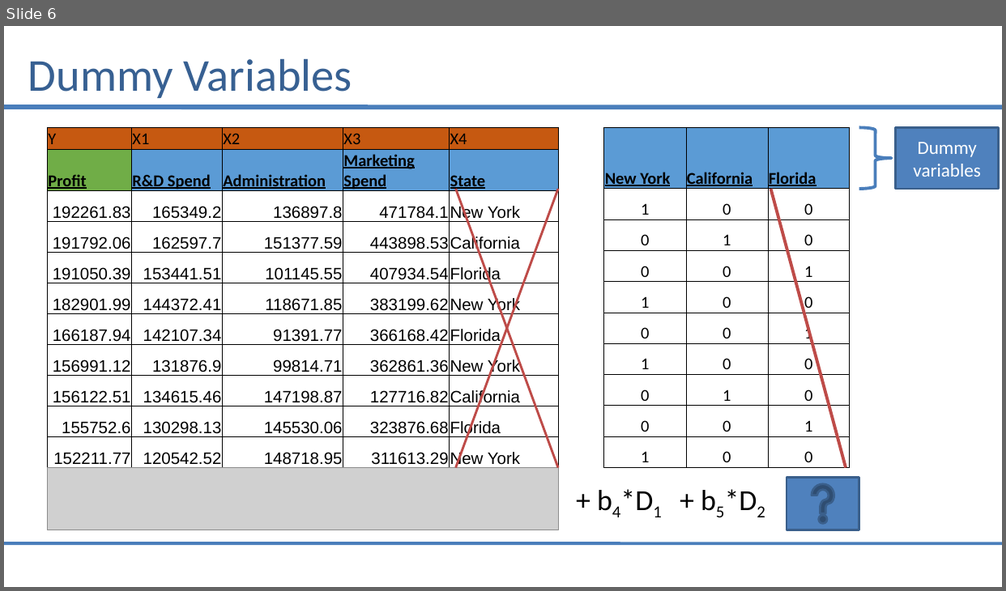
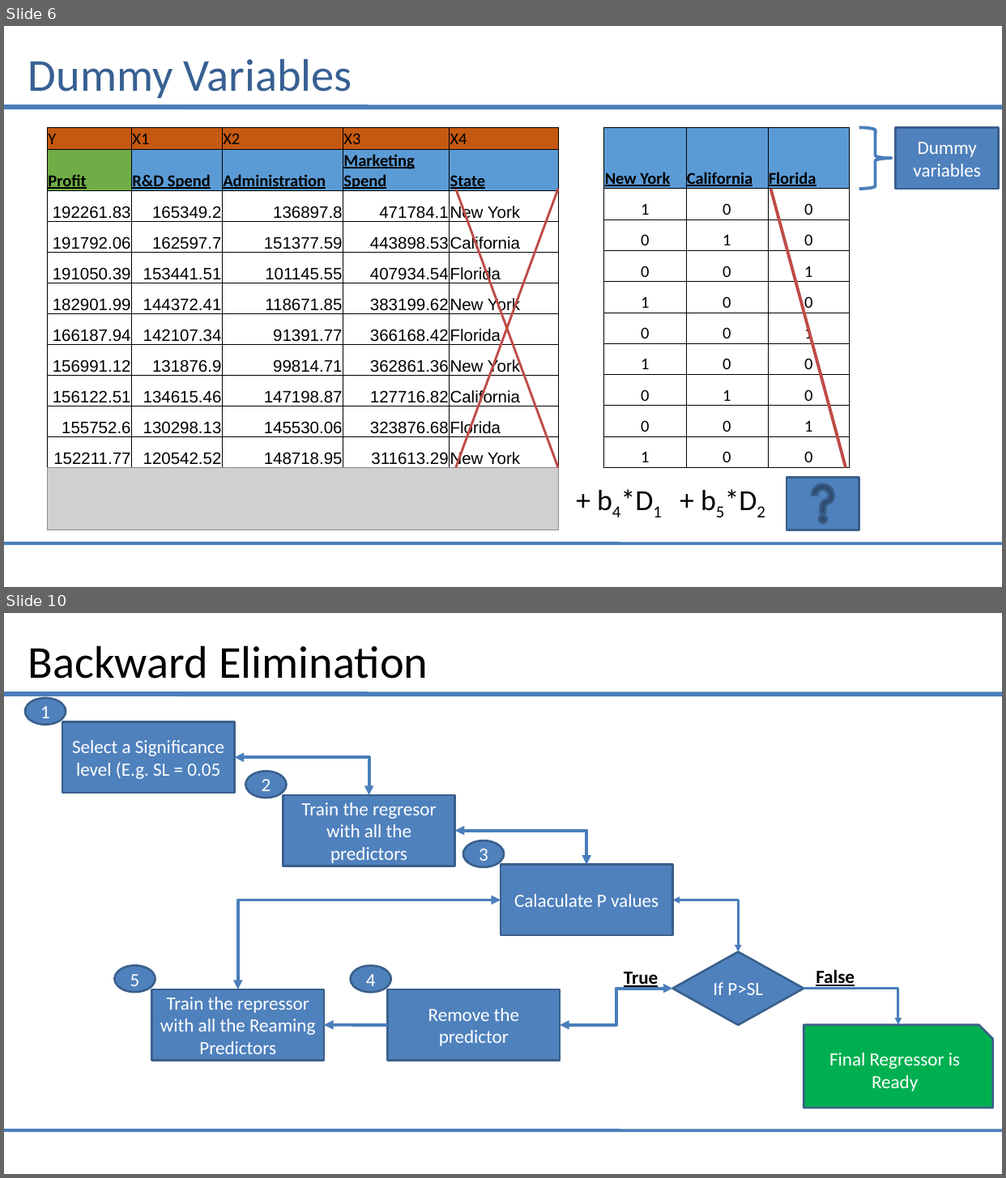
Before and after one commit to saiprasad94/DataSciencePython, a slide deck: Multiple_Linear_Regression/Multiple_linear_Regression.pptx. Shown one above the other, each under a label of ours: slide 6 before the commit, slides 6 and 10 after it; the slides between them are not shown. The pictures are 1006x591 and 1006x1178 pixels, drawn with LibreOffice and Linux fonts; fonts in the diff are those of the drawing; grey boxes stand for pictures. Boxes give left, top, right and bottom in pixels: in the first picture for what was removed or moved away, otherwise in the second. Text is boxed around its words. In the diff, an @@ line names an element or a change of style, - is before the commit and + after.

```diff
--- a/Multiple_Linear_Regression/Multiple_linear_Regression.pptx
+++ b/Multiple_Linear_Regression/Multiple_linear_Regression.pptx
@@ slide 10 added at [4,613,1002,1174], background #FFFFFF; not listed: 2 template elements that a slide beside it also shows @@
@@ title added at [28,645,428,679], 44 pt, text #000000 @@
+Backward Elimination
@@ ellipse added at [25,698,66,726], fill #4F81BD, outline #3A5F8C 2 pt, 18 pt, text #FFFFFF @@
+1
@@ rectangle added at [62,722,235,794], fill #4F81BD, outline #3A5F8C 2 pt, 18 pt, text #FFFFFF @@
+Select a Significance level (E.g. SL = 0.05
@@ elbow double arrow added from (235, 757) to (369, 795), #4B7EBC 3 pt @@
@@ ellipse added at [246,771,286,798], fill #4F81BD, outline #3A5F8C 2 pt, 18 pt, text #FFFFFF @@
+2
@@ rectangle added at [283,795,455,866], fill #4F81BD, outline #3A5F8C 2 pt, 18 pt, text #FFFFFF @@
+Train the regresor with all the predictors
@@ elbow double arrow added from (455, 831) to (586, 865), #4B7EBC 3 pt @@
@@ ellipse added at [463,841,503,867], fill #4F81BD, outline #3A5F8C 2 pt, 18 pt, text #FFFFFF @@
+3
@@ rectangle added at [501,865,672,935], fill #4F81BD, outline #3A5F8C 2 pt, 18 pt, text #FFFFFF @@
+Calaculate P values
@@ elbow double arrow added from (238, 990) to (501, 901), #4B7EBC 3 pt @@
@@ elbow double arrow added from (672, 901) to (739, 952), #4B7EBC 2.25 pt @@
@@ diamond added at [672,952,803,1025], fill #4F81BD, outline #3A5F8C 2 pt, 18 pt, text #FFFFFF @@
+If P>SL
@@ ellipse added at [115,965,155,993], fill #4F81BD, outline #3A5F8C 2 pt, 18 pt, text #FFFFFF @@
+5
@@ ellipse added at [351,965,391,993], fill #4F81BD, outline #3A5F8C 2 pt, 18 pt, text #FFFFFF @@
+4
@@ text added at [624,972,658,990], 18 pt, text #000000, bold, underline @@
+True
@@ text added at [816,969,854,989], 18 pt, text #000000, bold, underline @@
+False
@@ rectangle added at [152,990,325,1061], fill #4F81BD, outline #3A5F8C 2 pt, 18 pt, text #FFFFFF @@
+Train the repressor with all the Reaming Predictors
@@ rectangle added at [388,990,560,1061], fill #4F81BD, outline #3A5F8C 2 pt, 18 pt, text #FFFFFF @@
+Remove the predictor
@@ elbow double arrow added from (672, 989) to (560, 1025), #4B7EBC 3 pt @@
@@ elbow arrow added from (803, 989) to (898, 1025), #4B7EBC 2.25 pt @@
@@ arrow added from (388, 1025) to (324, 1025), #4B7EBC 3 pt @@
@@ snip rect added at [803,1025,993,1109], fill #00B050, outline #3A5F8C 2 pt, 18 pt, text #FFFFFF @@
+Final Regressor is Ready
```
Also in this commit, not shown: 2 slides changed, 6 other slides added.
